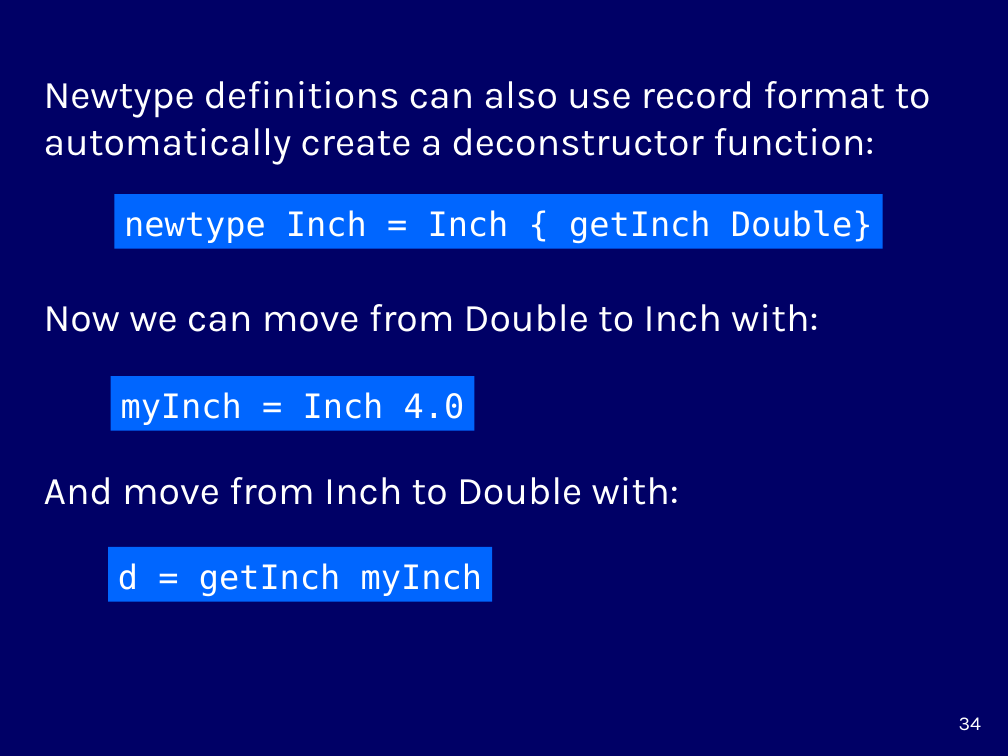
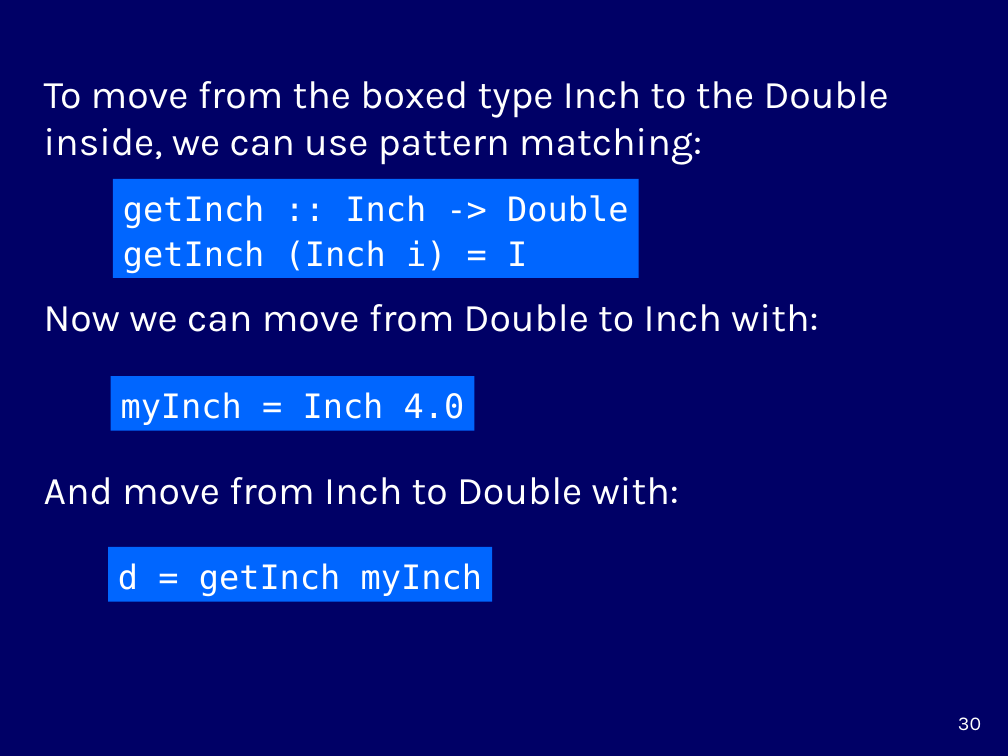
Before and after one commit to markgrebe/EECS776, a slide deck: slide 30 of chapter10.ppt (slide 34 before the commit). Drawn at 1008x756 pixels with LibreOffice and Linux fonts; fonts in the diff are those of the drawing. Boxes give left, top, right and bottom in pixels: in the first picture for what was removed or moved away, otherwise in the second. Text is boxed around its words. In the diff, an @@ line names an element or a change of style, - is before the commit and + after.

Commit message:
Rearranged record syntax slides to end

```diff
--- a/chapter10.ppt
+++ b/chapter10.ppt
@@ text at bbox=[44, 81, 889, 165]: text changed @@
-Newtype definitions can also use record format to automatically create a deconstructor function:
+To move from the boxed type Inch to the Double inside, we can use pattern matching:
@@ rectangle added at bbox=[113, 179, 638, 278], fill #0066FF, 24 pt, text #FFFFFF @@
+getInch :: Inch -> Double
+getInch (Inch i) = I
@@ rectangle removed at bbox=[114, 195, 882, 249] @@
-newtype Inch = Inch { getInch Double}
@@ page number at bbox=[958, 717, 981, 731]: text changed @@
-34
+30
```
Also in this commit, not shown: 1 other slide changed.
